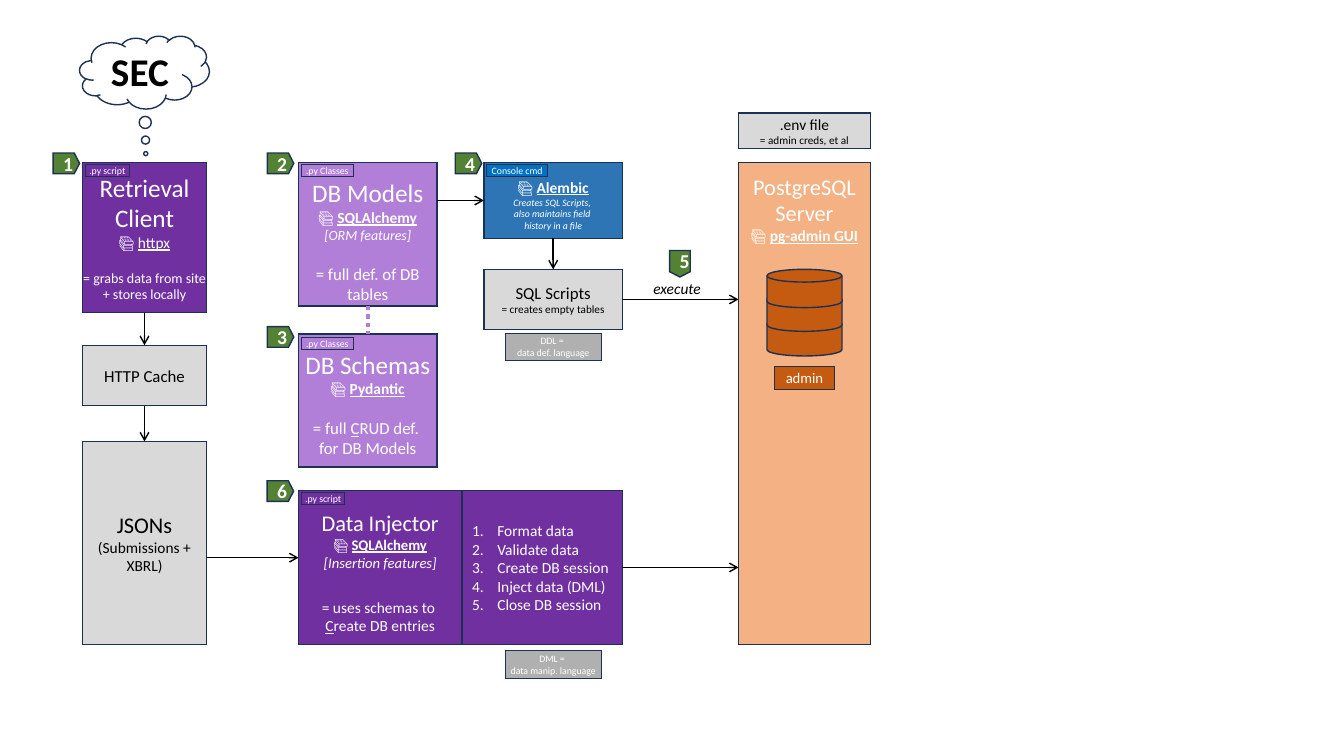
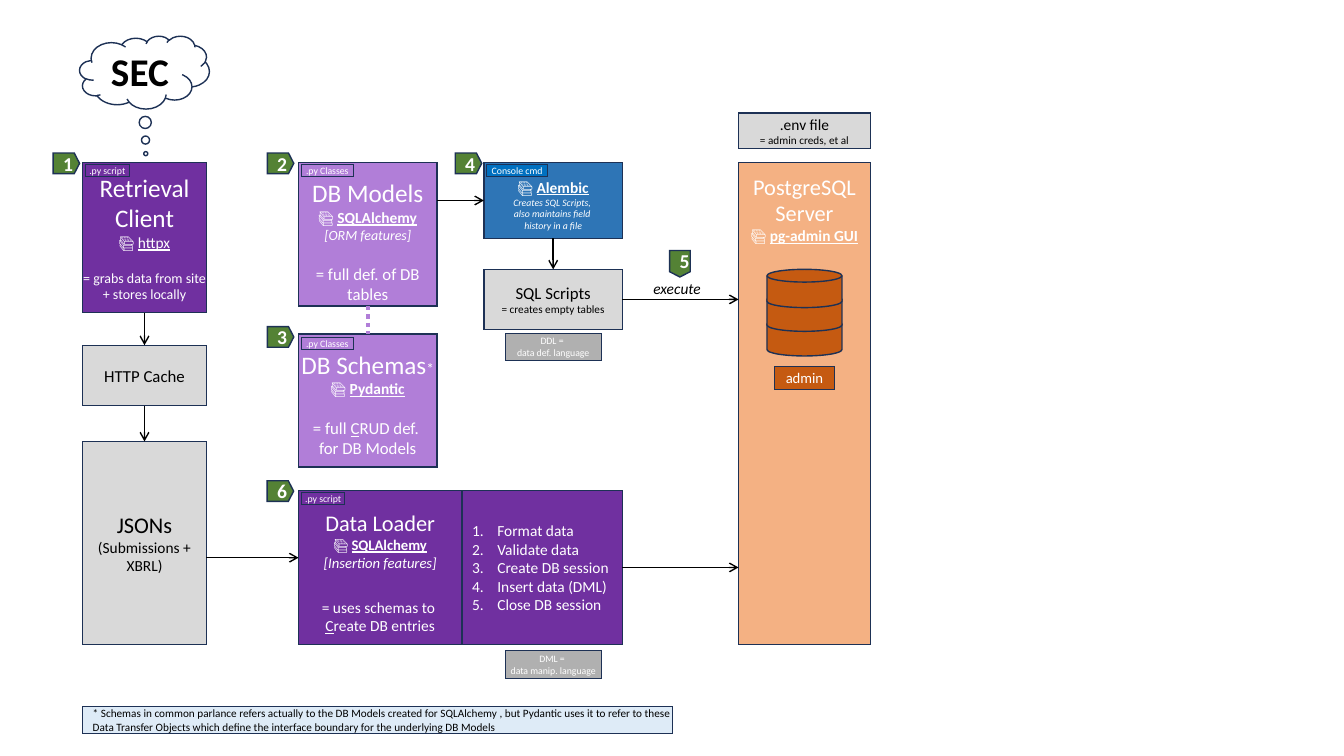
Before and after one commit to shaitani/verified-filings, a slide deck: slide 1 of Project and Tool Layout.pptx. Drawn at 1344x756 pixels with LibreOffice and Linux fonts; fonts in the diff are those of the drawing. Boxes give left, top, right and bottom in pixels: in the first picture for what was removed or moved away, otherwise in the second. Text is boxed around its words. In the diff, an @@ line names an element or a change of style, - is before the commit and + after.

Commit message:
Adding Pydantic. Also Load is the official term for taking data from the JSON and using the schema to create classes representing the data

```diff
--- a/Project and Tool Layout.pptx
+++ b/Project and Tool Layout.pptx
@@ text in rectangle at [301, 356, 426, 374]: text changed @@
-DB Schemas
+DB Schemas*
@@ text in rectangle at [325, 515, 435, 531]: text changed @@
-Data Injector
+Data Loader
@@ text in rectangle at [497, 581, 606, 594]: text changed @@
-4. Inject data (DML)
+4. Insert data (DML)
@@ rectangle added at [83, 707, 673, 734], fill #DEEBF7, outline #1E3256 0.5 pt, 8 pt, text #000000 @@
+* Schemas in common parlance refers actually to the DB Models created for SQLAlchemy , but Pydantic uses it to refer to these Data Transfer Objects which define the interface boundary for the underlying DB Models
```
Also in this commit, not shown: 6 other files.
